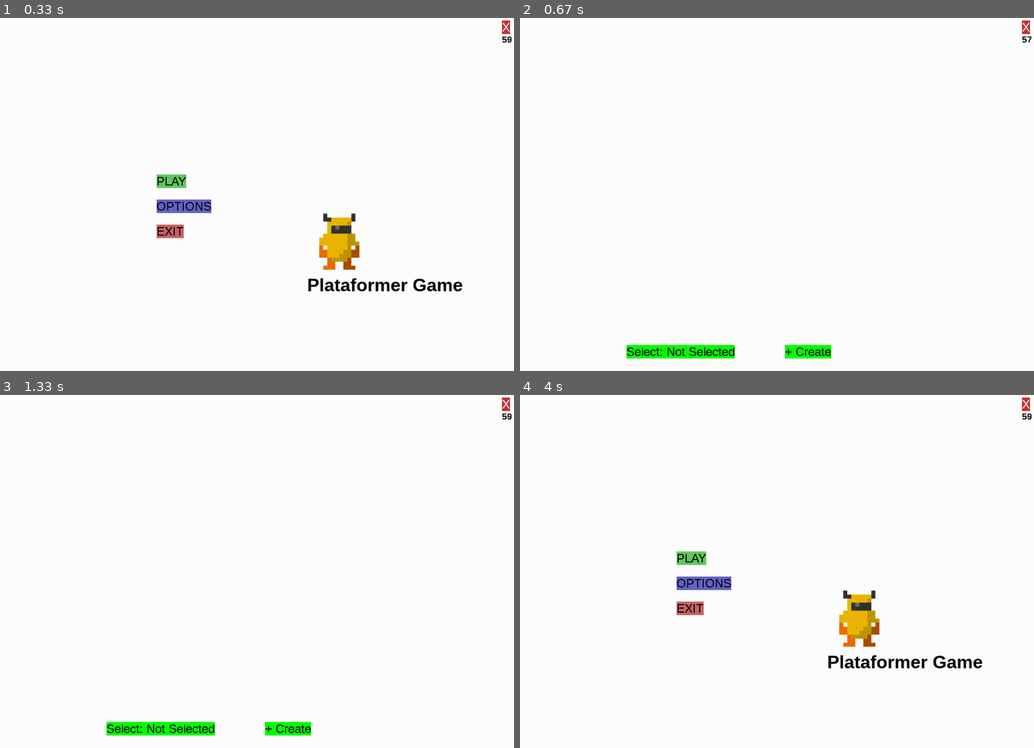
Above: before the commit, frames 1-4 (two rows, left to right).
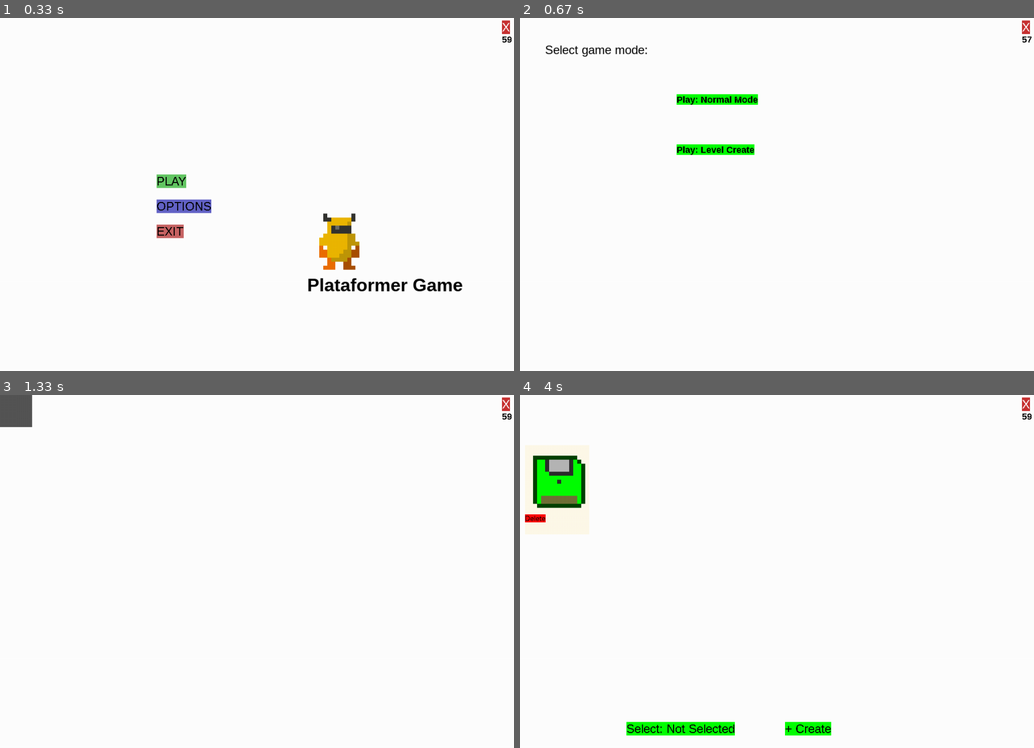
Above: after the commit, the same moments.

Repository: MrJuaumBR/PlataformerPygame
Game: pygame game, started from game.py
Same seed, same stepped clock (60 frames per second), same inputs: the game is played once before the commit and once after it.
Inputs (mouse positions are in pixels of both pictures, inside the frame that each line leads up to):
- Up to frame 1 (0.33 s): no input
- Up to frame 2 (0.67 s): press the mouse at (689, 180) at 0.37 s; move the mouse to (761, 226) at 0.47 s; release the mouse at (828, 272) at 0.6 s
- Up to frame 3 (1.33 s): click (195, 525) at 0.72 s, where only the run after the commit has a clickable "Play: Level Create"; tap Alt at 1 s
- Up to frame 4 (4 s): hold Right 1.33-1.8 s; hold W 1.88-2.18 s; press the mouse at (1023, 402) at 2.25 s; move the mouse to (992, 532) at 2.35 s; release the mouse at (956, 663) at 2.48 s; press the mouse at (715, 476) at 2.58 s; move the mouse to (802, 493) at 2.68 s; release the mouse at (884, 507) at 2.82 s; press the mouse at (807, 726) at 2.92 s; move the mouse to (730, 656) at 3.02 s; release the mouse at (648, 585) at 3.15 s; press the mouse at (715, 525) at 3.25 s; move the mouse to (689, 518) at 3.35 s; release the mouse at (663, 507) at 3.48 s; click (694, 726) at 3.6 s, where only the run after the commit has a clickable "Create"; press the mouse at (643, 490) at 3.92 s

Frame 1 is identical in both runs. In frame 2, 2.4% of the frame differs, in the area x 5-61%, y 7-97%; in frame 3, 1.8%; in frame 4, 5.1%, in the area x 0-90%, y 17-97%.

Commit message:
Started World Edit Mode, Don't Working now...

Diff:
--- a/data/src/groups.py
+++ b/data/src/groups.py
@@ -21,6 +21,10 @@
     def draw(self, surface: Surface) -> List[Rect]:
         for sprite in sorted(self.sprites(), key=lambda sprite: sprite.priority):
             sprite.draw(surface)
+
+    def update(self,x_shift):
+        for sprite in self.sprites():
+            sprite.update(x_shift)
 
 class backgroundGroup(pyg.sprite.Group):
     def __init__(self, *sprites: Sprite | Sequence[Sprite]) -> None:
--- a/data/src/menus.py
+++ b/data/src/menus.py
@@ -4,9 +4,19 @@
 from data.src.settings import *
 from data.src.tiles import *
 from data.src.level import Level
-from data.src.player import savePlayer
-from data.src.groups import backgroundGroup
+from data.src.player import savePlayer,PCursor
+from data.src.groups import backgroundGroup,TilesGroup
 from ast import literal_eval
+
+Tiles_Dict = {
+    "Null":{"call":"erase"},
+    "Tile":{"call":Tile},
+    "Spike":{"call":Spike},
+    "Checkpoint":{"call":Checkpoint},
+    "Door":{"call":Door},
+    "SleepCapsule":{"call":sCapsule},
+    "Sign":{"call":Sign}
+}
 
 GAME_RUNNING = True
 DISCORD = threading.Thread(target=Setup_Discord,args=(lambda : GAME_RUNNING,))
@@ -43,7 +53,7 @@
         BTN_options = BPYG.draw_button('OPTIONS',(HALF_SCREEN_SIZE[0]-200,HALF_SCREEN_SIZE[1]-150),0,((0,0,0),(100,100,200)))
         BTN_exit = BPYG.draw_button('EXIT',(HALF_SCREEN_SIZE[0]-200,HALF_SCREEN_SIZE[1]-100),0,((0,0,0),(200,100,100)))
         if BTN_play:
-            save_select()
+            play_menu()
         if BTN_options:
             options()
             #db.update("config",1,CONFIG_TABLE_COLUMNS,)
@@ -135,6 +145,76 @@
         CLOCK.tick(FPS)
         SCREEN.fill(C_WHITE)
 
+def play_menu():
+    run = True
+    while run:
+        if AllScreenDraw():
+            run = False
+        BPYG.draw_text("Select game mode:" ,(50,50),0,True,C_BLACK)
+        BTN_play = BPYG.draw_button("Play: Normal Mode",(HALF_SCREEN_WIDTH-200,HALF_SCREEN_HEIGHT-200),1,(C_BLACK,C_GREEN))
+        BTN_level_create = BPYG.draw_button("Play: Level Create",(HALF_SCREEN_WIDTH-200,HALF_SCREEN_HEIGHT-100),1,(C_BLACK,C_GREEN))
+        if BTN_play:
+            save_select()
+        if BTN_level_create:
+            level_create()
+        for ev in pyg.event.get():
+            if ev.type == QUIT:
+                if CURRENT_CONFIG['RPC']:
+                    GAME_RUNNING = False
+                    DISCORD.join()
+                pyg.quit()
+                exit()
+
+        pyg.display.update()
+        CLOCK.tick(FPS)
+        SCREEN.fill(C_WHITE)
+
+def level_create():
+    run = True
+    cur_map = []
+    for _ in range(11):
+        cur_map.append([])
+    cur = PCursor((0,0))
+    Tiles = TilesGroup()
+    while run:
+        if AllScreenDraw():
+            run = False
+        if BPYG.while_key_hold(K_LALT) or BPYG.while_key_hold(K_RALT):
+            BPYG.draw_rect((0,0),(300,SCREEN_HEIGHT),C_NAVY,100,3)
+            pos = [TILE_SIZE//2,TILE_SIZE//2]
+            blocks = []
+            for i,item in enumerate(Tiles_Dict):
+                name = Tiles_Dict[item]
+                b = BPYG.draw_button(item,pos,1,(C_BLACK,C_LIGHTSKYBLUE))
+                pos[0] += TILE_SIZE+5
+                if i+1 in [3,6,9,12,15,18,21]:
+                    pos[1] += TILE_SIZE+5
+                    pos[0] = TILE_SIZE//2
+                blocks.append((b,item))
+            for bt in blocks:
+                if bt[0]:
+                    c = Tiles_Dict[bt[1]]['call']
+                    if callable(c):
+                        t = c(cur.rect.topleft,TILE_SIZE)
+                        Tiles.add(t)
+                    pyg.time.delay(50)
+
+
+        for ev in pyg.event.get():
+            if ev.type == QUIT:
+                if CURRENT_CONFIG['RPC']:
+                    GAME_RUNNING = False
+                    DISCORD.join()
+                pyg.quit()
+                exit()
+        pyg.display.update()
+        cur.update()
+        Tiles.update(cur.shift)
+        CLOCK.tick(FPS)
+        SCREEN.fill(C_WHITE)
+        cur.draw()
+        Tiles.draw(SCREEN)
+
 def save_select():
     run = True
     saves = db.get_all(SAVES_TABLE)
--- a/data/src/player.py
+++ b/data/src/player.py
@@ -1,6 +1,8 @@
 import pygame as pyg
 from pygame.locals import *
 from sys import exit
+
+from pygame.sprite import AbstractGroup
 from .support import spritesheet
 from .settings import *
 from random import randint
@@ -268,3 +270,51 @@
         b["stats"]["maxhealth"] = self.maxHealth
         b["stats"]["health"] = self.health
         return b
+
+class PCursor(pyg.sprite.Sprite):
+    def __init__(self,pos, *groups: AbstractGroup) -> None:
+        super().__init__(*groups)
+        self.image = pyg.Surface((TILE_SIZE,TILE_SIZE),SRCALPHA)
+        self.image.fill(C_BLACK)
+        self.image.set_alpha(170)
+        self.rect = Rect(0,0,TILE_SIZE,TILE_SIZE)
+        self.rect.topleft = pos
+        self.dir = pyg.math.Vector2(0,0)
+        self.shift= 0
+
+    def get_keys(self):
+        if BPYG.while_key_hold(K_LEFT) or BPYG.while_key_hold(K_a): # LEFT
+            self.dir.x = -TILE_SIZE
+        elif BPYG.while_key_hold(K_RIGHT) or BPYG.while_key_hold(K_d): # Right
+            self.dir.x = TILE_SIZE
+        if self.dir.x != 0:
+            pyg.time.delay(25)
+
+        if BPYG.while_key_hold(K_UP) or BPYG.while_key_hold(K_w): # Up
+            self.dir.y = -TILE_SIZE
+        elif BPYG.while_key_hold(K_DOWN) or BPYG.while_key_hold(K_s): # Down
+            self.dir.y = TILE_SIZE
+        if self.dir.y != 0:
+            pyg.time.delay(25)
+
+
+        if self.rect.x+self.dir.x>SCREEN_WIDTH:
+            self.shift += TILE_SIZE
+        elif self.rect.x+self.dir.x<0:
+            self.shift += -TILE_SIZE
+
+        if self.rect.y+self.dir.y>SCREEN_HEIGHT:
+            self.dir.y = 0
+            self.rect.bottom = SCREEN_HEIGHT-1
+        if self.rect.y+self.dir.y<0:
+            self.dir.y = 0
+
+    def update(self):
+        self.get_keys()
+        self.rect.x += self.dir.x
+        self.rect.y += self.dir.y
+        self.dir.x = 0
+        self.dir.y = 0
+
+    def draw(self):
+        SCREEN.blit(self.image,self.rect)
--- a/data/src/settings.py
+++ b/data/src/settings.py
@@ -36,6 +36,7 @@
 7 = Sign (0 = id, 1 = text, 2= style) e.g.: [7,"my text", 0]
 
 """
+
 import pygame as pyg
 from pygame.locals import *
 from sys import exit
--- a/data/src/tiles.py
+++ b/data/src/tiles.py
@@ -285,7 +285,7 @@
             self.open = False
 
         if self.open:
-            BPYG.draw_text(self.text,(HALF_SCREEN_WIDTH-350,HALF_SCREEN_HEIGHT-250),5, True, C_WHITE,C_NAVY)
+            BPYG.draw_text(self.text,(self.rect.left,self.rect.top-TILE_SIZE),5, True, C_WHITE,C_NAVY)
         return super().update(x_shift)
 
     def draw(self, surface):
Binary file changed: data/textures/sign.png
Not shown, changed: .gitignore
